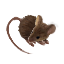
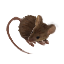
Layers edited between the first and the second 64 × 64 image:
added layer "Layer 13" (multiply) above "Layer 12" over left=28, top=16, right=54, bottom=41
added layer "Layer 12" above "hed" over left=31, top=23, right=56, bottom=41
moved "Layer 9" into group "Group 1" over left=37, top=36, right=47, bottom=41
moved "paws" into group "Group 1" over left=31, top=38, right=44, bottom=41
moved "Layer 10" into group "Group 1" over left=28, top=20, right=36, bottom=38
moved "bod" into group "Group 1" over left=28, top=16, right=46, bottom=41
moved "foots" into group "Group 1" over left=28, top=38, right=36, bottom=41
moved "tail" into group "Group 1" over left=28, top=28, right=34, bottom=41
